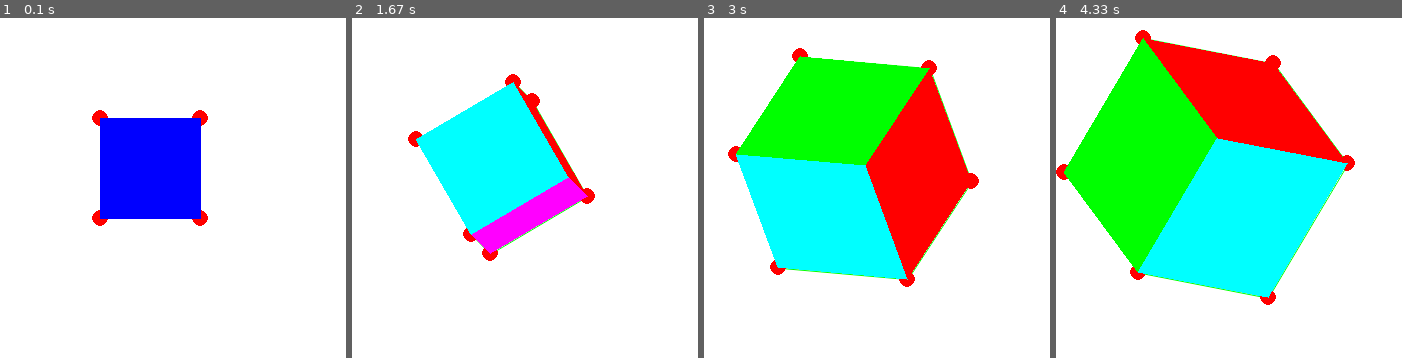
Above: before the commit, frames 1-4 (left to right).
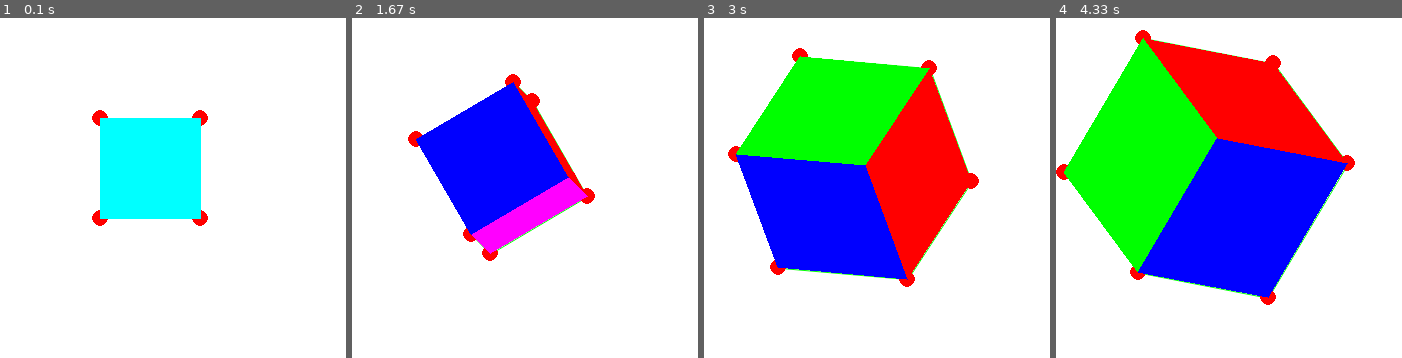
Above: after the commit, the same moments.

Repository: wtaylor17/pygame_3d
Game: pygame game, started from 3d/cube_complete_frame_demo.py
Same seed, same stepped clock (60 frames per second), same inputs: the game is played once before the commit and once after it.
Inputs:
- Up to frame 1 (0.1 s): no input
- Up to frame 2 (1.67 s): hold Q 0.33-0.8 s; hold D 0.33-0.8 s; hold D 0.83-1.3 s; tap - at 0.98 s; hold W 1.33-1.63 s; tap = at 1.48 s
- Up to frame 3 (3 s): hold D 1.67-2.13 s; tap E at 1.82 s; hold A 2.17-2.7 s; tap - at 2.32 s; hold S from 2.73 s (still down); tap = at 2.88 s
- Up to frame 4 (4.33 s): release S at 3.03 s; hold A 3.07-3.47 s; tap E at 3.22 s; hold W 3.5-3.87 s; tap - at 3.65 s; hold D from 3.9 s (still down); tap = at 4.05 s

The runs differ from the first frame. In frame 1, 8.7% of the frame differs, in the area x 28-59%, y 29-60%; in frame 2, 11%; in frame 3, 12%; in frame 4, 17%, in the area x 23-85%, y 35-83%.

Commit message:
added comments

Diff:
--- a/3d/cube_complete_frame_demo.py
+++ b/3d/cube_complete_frame_demo.py
@@ -1,6 +1,23 @@
 from pygame_3d import renderables, viewer
 
+'''
+cube_complete_frame_demo.py
+demo to show a cube, complete with visible
+wire frame.
+----------------------------------------------
+----------------------------------------------
+----------------------------------------------
+WRITTEN BY WILLIAM TAYLOR-MELANSON
+----------------------------------------------
+----------------------------------------------
+----------------------------------------------
+'''
+
+# create a cube with front-top-left corner at (100, 100, 100) with side length 100
 cube = renderables.build_cube_complete_frame(renderables.Vertex(100, 100, 100), 100)
+# create a viewer with window size (600, 450)
 my_viewer = viewer.WireFrameViewer(600, 450)
+# add cube to viewer
 my_viewer.add_body(cube)
+# launch viewer
 my_viewer.run()
--- a/3d/cylinder_poly_demo.py
+++ b/3d/cylinder_poly_demo.py
@@ -1,15 +1,39 @@
 from pygame_3d import renderables, viewer
 
+'''
+cylinder_poly_demo.py
+demo to show a cylinder, polygons only
+----------------------------------------------
+----------------------------------------------
+----------------------------------------------
+WRITTEN BY WILLIAM TAYLOR-MELANSON
+----------------------------------------------
+----------------------------------------------
+----------------------------------------------
+'''
+
+
+# circular face centered at (250, 250, 100) with radius 50
 front_face = renderables.build_circular_face(renderables.Vertex(250, 250, 100), 50)
+# circular face centered at (250, 250, 200) with radius 50
 back_face = [renderables.Vertex(v.x, v.y, v.z + 100) for v in front_face]
-cylinder = renderables.WireFrame()
+# create WireFrame and add vertices
+cylinder = renderables.WireFrame(display_vertices=False)
 cylinder.add_vertices(front_face)
 cylinder.add_vertices(back_face)
-for i in range(len(back_face) - 1):
-    if i > 0:
-        cylinder.add_cycle((0, 255, 0), [i, 0, i + 1])
-        cylinder.add_cycle((255, 255, 0), [i + len(back_face), len(back_face), i + len(back_face) + 1])
-        cylinder.add_cycle((255, 0, 0), [i, i + len(back_face), i + len(back_face) + 1, i + 1])
+
+# face creation
+i = 1
+print(str(len(back_face)))
+while i < len(back_face) - 1:
+    # front face polygon
+    cylinder.add_cycle((0, 255, 0), [i, 0, i + 1])
+    # back face polygon
+    cylinder.add_cycle((255, 255, 0), [i + len(back_face), len(back_face), i + len(back_face) + 1])
+    # middle (body) polygon
+    cylinder.add_cycle((255, 0, 0), [i, i + len(back_face), i + len(back_face) + 1, i + 1])
+    i += 1
+# create viewer, add body to viewer, launch viewer
 my_viewer = viewer.WireFrameViewer(500, 500)
 my_viewer.add_body(cylinder)
 my_viewer.run()
--- a/3d/pygame_3d/renderables.py
+++ b/3d/pygame_3d/renderables.py
@@ -1,6 +1,21 @@
 import math
 
-
+'''
+renderables.py
+contains classes to aid in 3D object modelling
+as well as functions to aid in creating basic
+3D primitives (e.g cube)
+----------------------------------------------
+----------------------------------------------
+----------------------------------------------
+WRITTEN BY WILLIAM TAYLOR-MELANSON
+----------------------------------------------
+----------------------------------------------
+----------------------------------------------
+'''
+
+
+# models a vertex
 class Vertex:
     def __init__(self, x, y, z):
         self.x = x
@@ -12,16 +27,20 @@
         return [self.x, self.y, self.z]
 
 
+# models a cycle of vertices (polygon side)
+# indices are kept track of to reference vertices
 class Cycle:
     def __init__(self, color, indices):
         self.color = color
         self.indices = indices
 
 
+# returns the distance between two vertices
 def distance_between(start, end):
     return math.sqrt((start.x - end.x) ** 2 + (start.y - end.y) ** 2 + (start.z - end.z) ** 2)
 
 
+# models a wire frame of vertices, containing cycles
 class WireFrame:
     def __init__(self, display_vertices=True, display_edges=True):
         self.vertices = []
@@ -53,6 +72,7 @@
             return
         self.vertices[i].neighbors.extend(vertex_list)
 
+    # add a list of neighbor vertices (referenced by index) to the vertex at the specified index
     def add_neighbors_by_index(self, v, indices):
         self.add_neighbors(v, [self.vertices[i] for i in indices])
 
--- a/3d/pygame_3d/viewer.py
+++ b/3d/pygame_3d/viewer.py
@@ -1,7 +1,20 @@
 import pygame
 from pygame import time as time
 
+'''
+viewer.py
+contains classes to aid in renderable viewing
+----------------------------------------------
+----------------------------------------------
+----------------------------------------------
+WRITTEN BY WILLIAM TAYLOR-MELANSON
+----------------------------------------------
+----------------------------------------------
+----------------------------------------------
+'''
 
+
+# a class to easily view WireFrame renderables
 class WireFrameViewer:
     def __init__(self, w, h, caption="Demo", background=(255, 255, 255)):
         self.bodies = []
@@ -31,13 +44,14 @@
             if frame.display_vertices:
                 pygame.draw.circle(self.screen, self.vertex_color, (int(vertex.x), int(vertex.y)), 8)
         if frame.display_polygons:
-            frame.cycles.sort(key=lambda c: sum([frame.vertices[i].z / len(c.indices) for i in c.indices]))
+            frame.cycles.sort(key=lambda c:  # +z axis is away from viewer, cycles sorted accordingly
+                              sum([frame.vertices[i].z / len(c.indices) for i in c.indices]), reverse=True)
             for cycle in frame.cycles:
                 pygame.draw.polygon(self.screen, cycle.color,
                                     [[frame.vertices[i].x, frame.vertices[i].y]
                                      for i in cycle.indices])
 
-    # game loop
+    # rendering loop
     def run(self):
         running = True
         while running:
@@ -54,13 +68,13 @@
             origin = None
             # key event handling
             if keys[pygame.K_w]:
+                phi = 0.1
+            elif keys[pygame.K_s]:
                 phi = -0.1
-            elif keys[pygame.K_s]:
-                phi = 0.1
             if keys[pygame.K_a]:
+                zeta = 0.1
+            elif keys[pygame.K_d]:
                 zeta = -0.1
-            elif keys[pygame.K_d]:
-                zeta = 0.1
             if keys[pygame.K_q]:
                 theta = -0.1
             elif keys[pygame.K_e]:
@@ -77,7 +91,7 @@
                 translation['x'] = -3
             if keys[pygame.K_RIGHT]:
                 translation['x'] = 3
-            # vertex/edge visibility flags
+            # vertex/edge/cycle visibility flags
             vertex_flag = False
             edge_flag = False
             cycle_flag = False
@@ -90,6 +104,7 @@
             change_flag = False
             self.screen.fill(self.background)
             for body in self.bodies:
+                # apply transformations to all WireFrames
                 body.rotate('z', theta, origin)
                 body.rotate('x', phi, origin)
                 body.rotate('y', zeta, origin)
@@ -110,5 +125,6 @@
             if change_flag:
                 self.flag_frame = self.frame_count
             pygame.display.flip()
+            # 35 max fps
             self.clock.tick(35)
             self.frame_count += 1
--- a/3d/pyramid_complete_frame_demo.py
+++ b/3d/pyramid_complete_frame_demo.py
@@ -1,6 +1,23 @@
 from pygame_3d import renderables, viewer
 
+'''
+pyramid_complete_frame_demo.py
+demo to show a pyramid, complete with visible
+wire frame.
+----------------------------------------------
+----------------------------------------------
+----------------------------------------------
+WRITTEN BY WILLIAM TAYLOR-MELANSON
+----------------------------------------------
+----------------------------------------------
+----------------------------------------------
+'''
+
+# create a pyramid with top vertex at (100, 100, 100) with base 200 and height 100
 pyramid = renderables.build_pyramid_complete_frame(renderables.Vertex(100, 100, 100), 200, 100)
+# create a viewer with window size (600, 450)
 my_viewer = viewer.WireFrameViewer(600, 450)
+# add pyramid to viewer
 my_viewer.add_body(pyramid)
+# launch viewer
 my_viewer.run()
